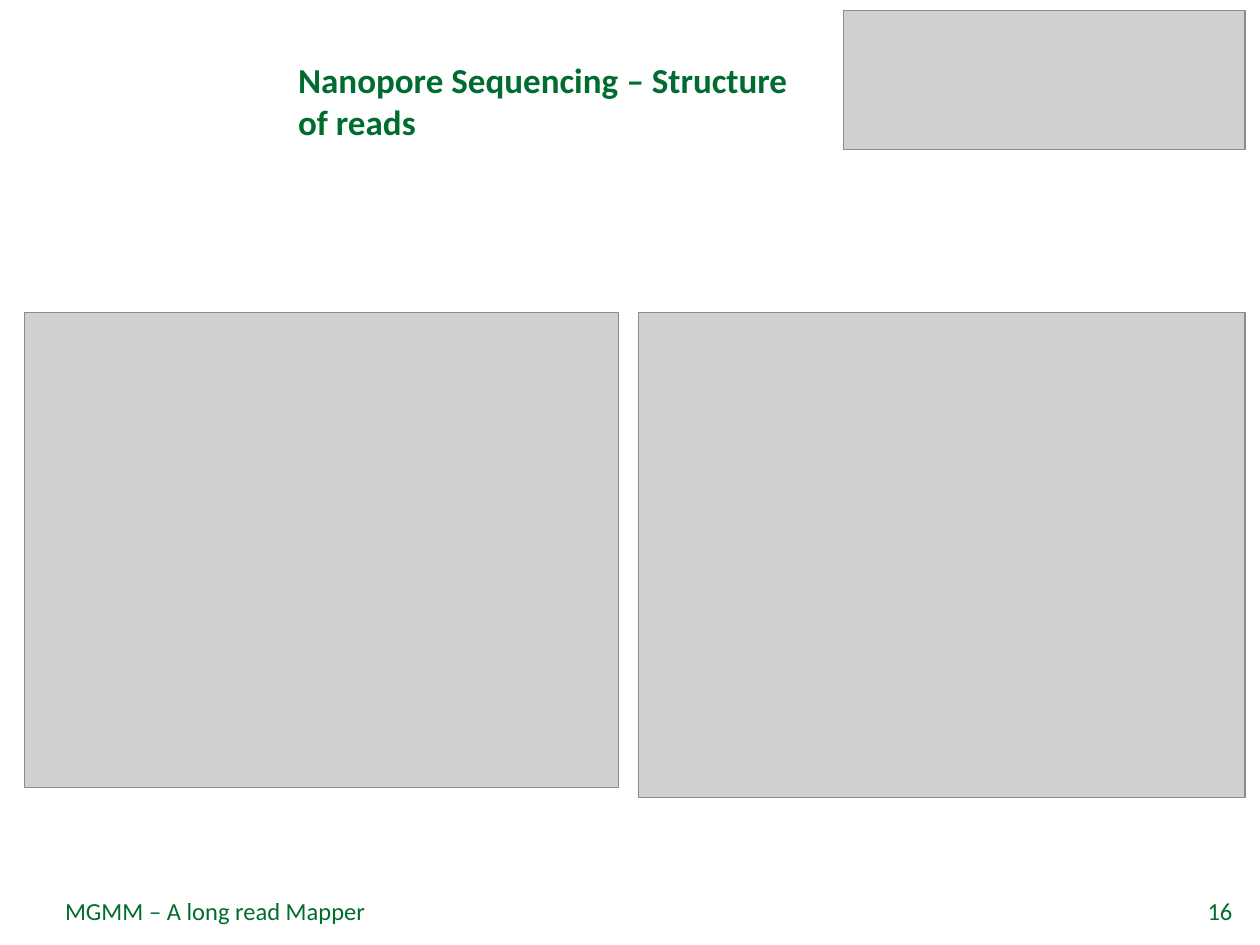
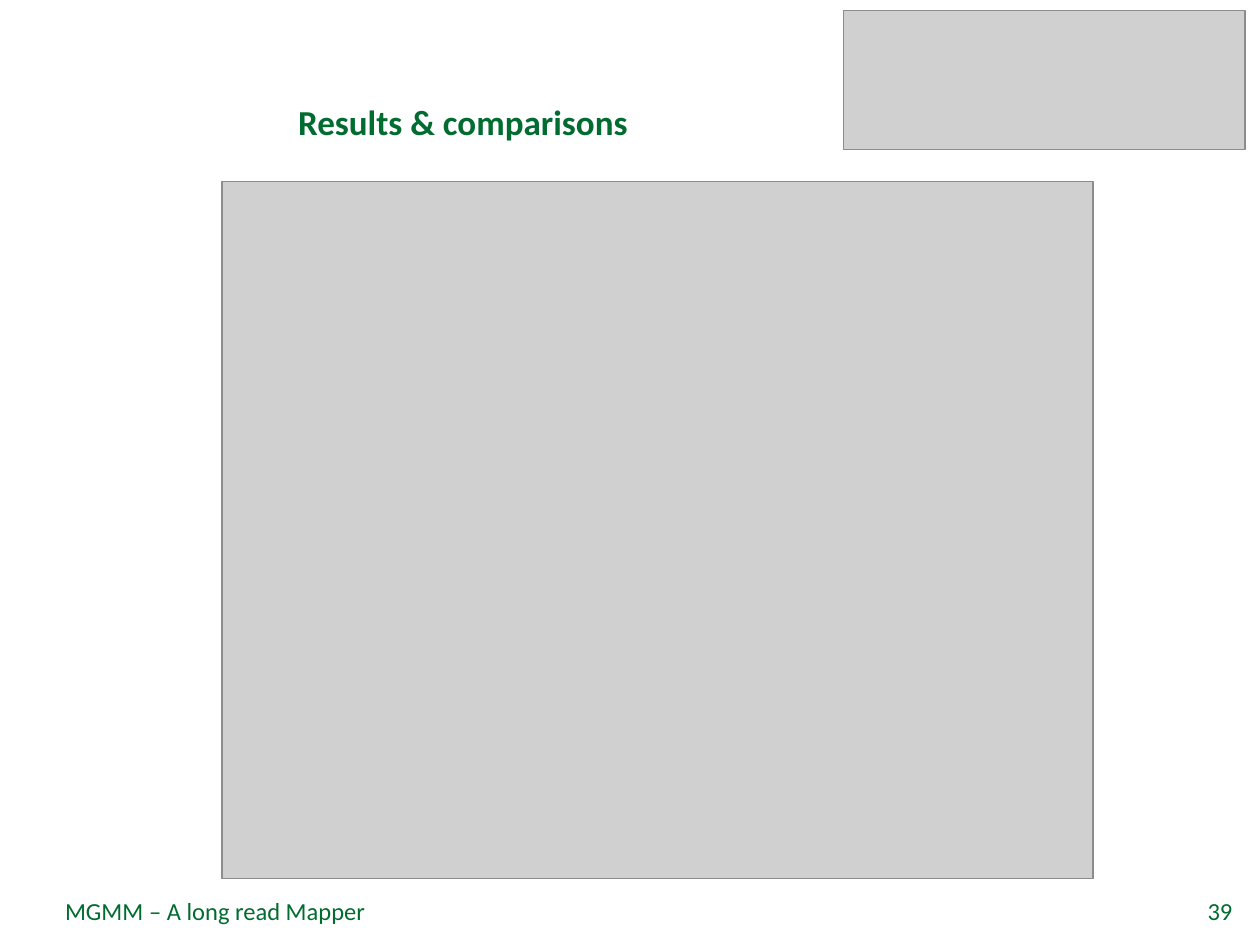
Before and after one commit to rfechtner/minions, a slide deck: slide 39 of Präsentation.pptx (slide 16 before the commit). Drawn at 1260x945 pixels with LibreOffice and Linux fonts; fonts in the diff are those of the drawing; grey boxes stand for pictures; background and template pictures are left out. Boxes give left, top, right and bottom in pixels: in the first picture for what was removed or moved away, otherwise in the second. Text is boxed around its words. In the diff, an @@ line names an element or a change of style, - is before the commit and + after.

```diff
--- a/Präsentation.pptx
+++ b/Präsentation.pptx
@@ title at [298, 110, 628, 141]: text changed @@
-Nanopore Sequencing – Structure of reads
+Results & comparisons
@@ picture added at [222, 181, 1092, 878] @@
@@ picture removed at [25, 312, 619, 788] @@
@@ picture removed at [639, 312, 1245, 798] @@
@@ page number at [1208, 904, 1233, 920]: text changed @@
-16
+39
```
Also in this commit, not shown: 7 other slides changed, 15 slides added, 1 other file.
